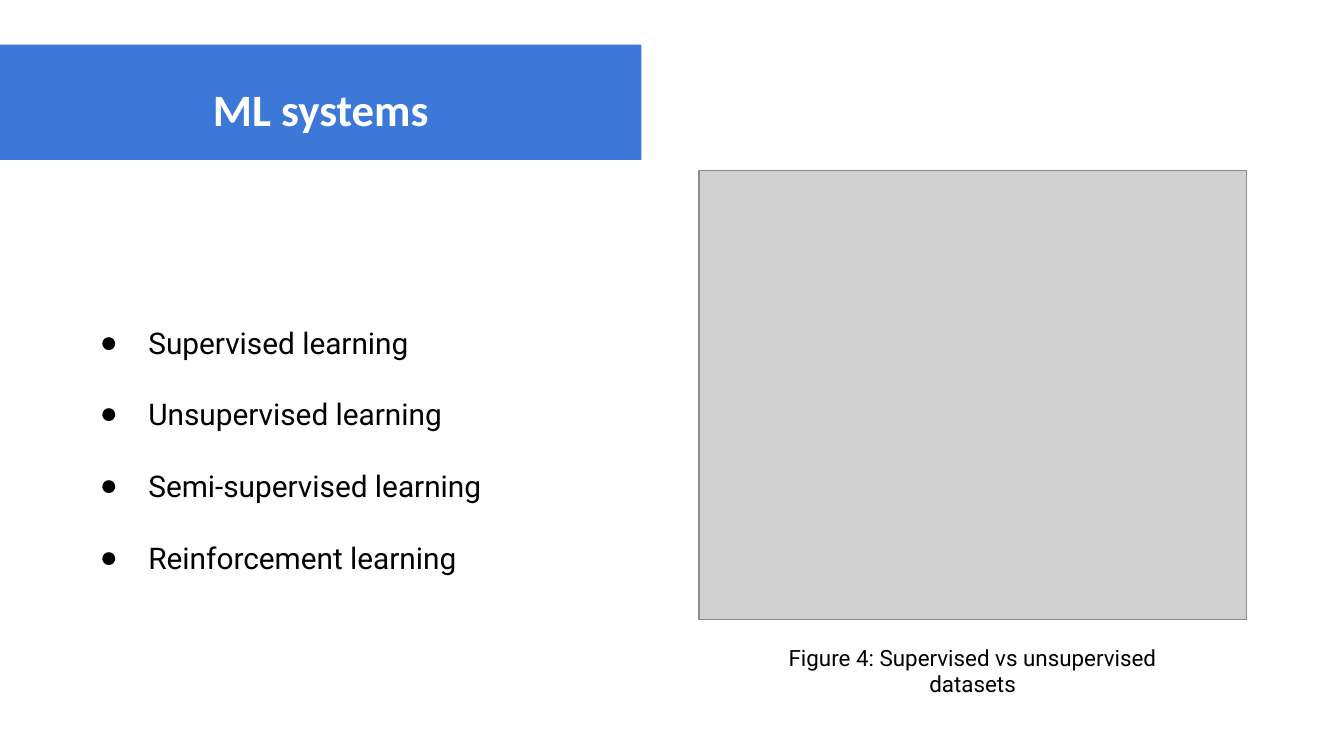
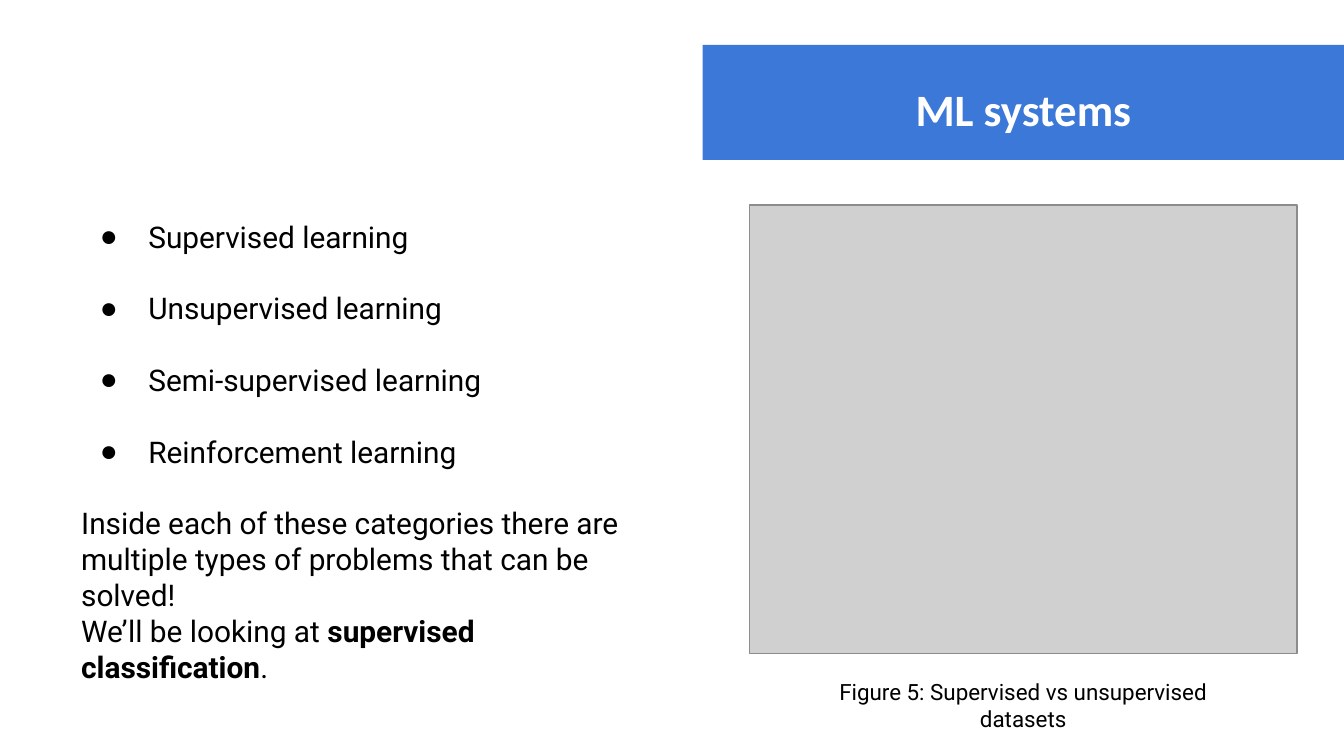
Before and after one commit to GilbertoCunha/IEEE-ML-Workshop, a slide deck: slide 8 of ML-intro.pptx (slide 9 before the commit). Drawn at 1344x756 pixels with LibreOffice and Linux fonts; fonts in the diff are those of the drawing; grey boxes stand for pictures. Boxes give left, top, right and bottom in pixels: in the first picture for what was removed or moved away, otherwise in the second. Text is boxed around its words. In the diff, an @@ line names an element or a change of style, - is before the commit and + after.

```diff
--- a/ML-intro.pptx
+++ b/ML-intro.pptx
@@ title "ML systems": place and size @@
-title "ML systems" at bbox=[213, 97, 428, 133]
+title "ML systems" at bbox=[916, 97, 1131, 133]
@@ rectangle: place and size @@
-rectangle at bbox=[0, 44, 641, 160]
+rectangle at bbox=[703, 44, 1344, 160]
@@ text "Supervised learning": place and size @@
-text "Supervised learning" at bbox=[148, 331, 481, 576]
+text "Supervised learning" at bbox=[81, 225, 618, 649]
@@ picture: place and size @@
-picture at bbox=[699, 171, 1246, 620]
+picture at bbox=[750, 204, 1297, 653]
@@ text at bbox=[81, 511, 618, 649]: paragraphs added @@
+Inside each of these categories there are multiple types of problems that can be solved!
+We’ll be looking at supervised classification.
@@ text at bbox=[839, 683, 1207, 728]: text changed @@
-Figure 4: Supervised vs unsupervised datasets
+Figure 5: Supervised vs unsupervised datasets
```
Also in this commit, not shown: 7 other slides changed, 10 slides added, 2 slides removed, 1 other file.
